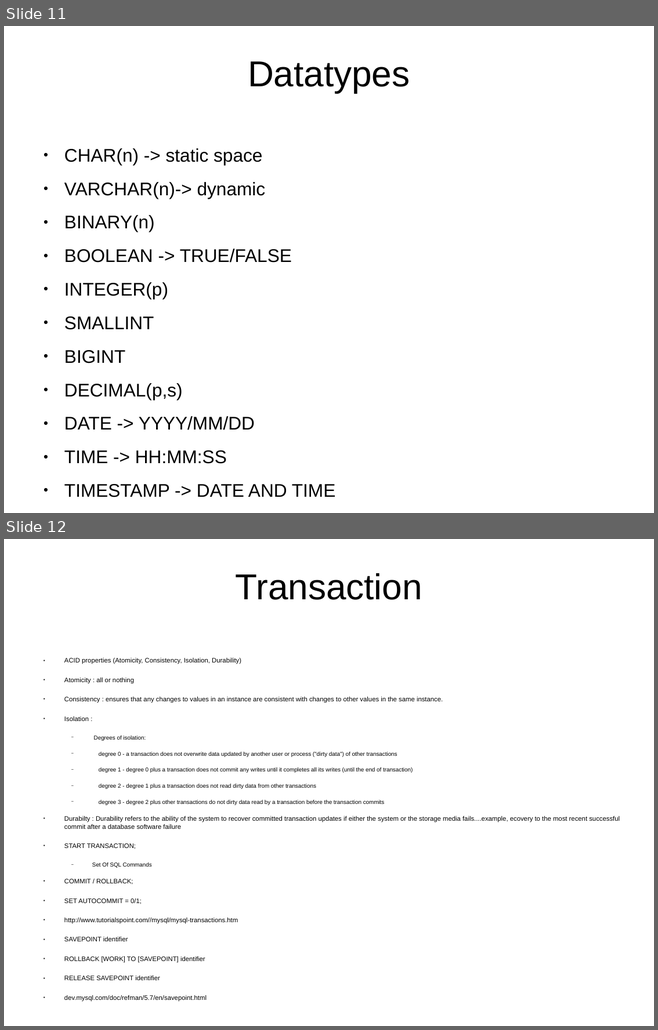
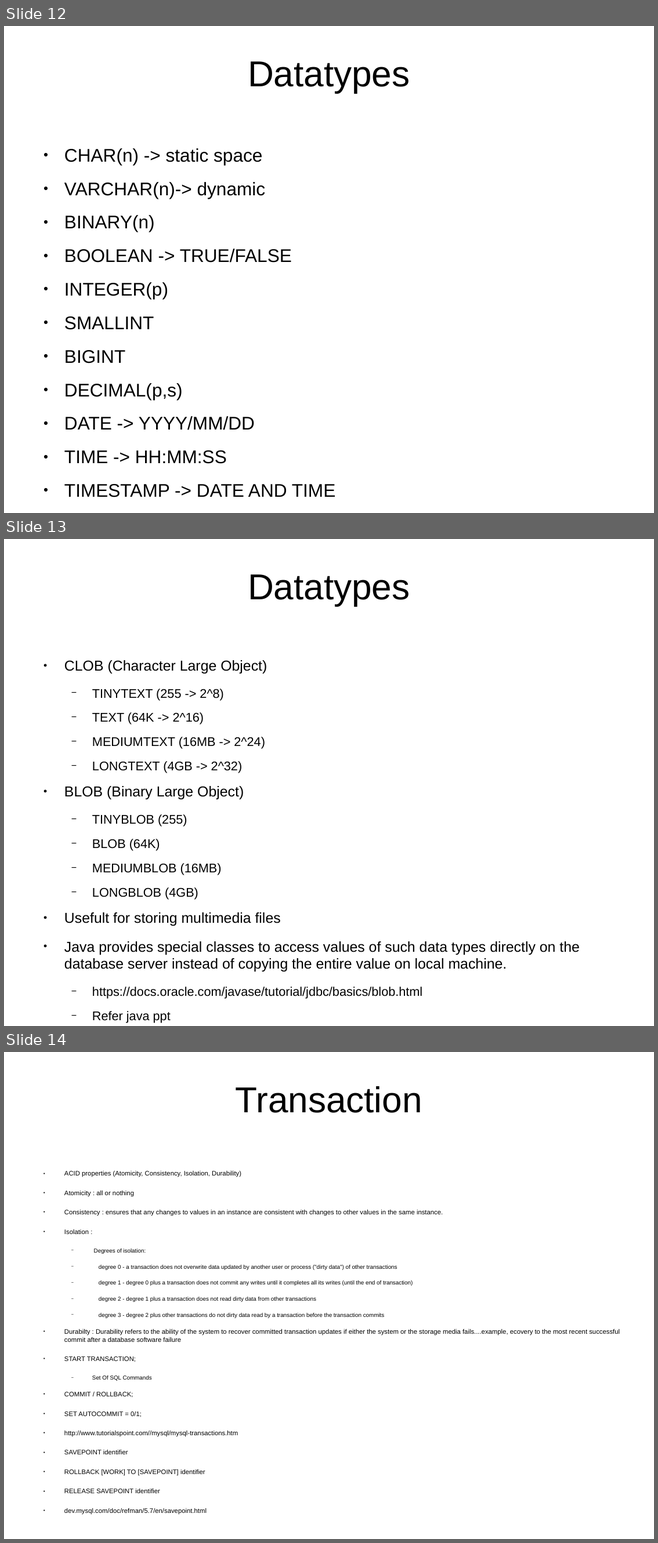
Before and after one commit to shikha-desai/Internship_PreWork, a slide deck: SQL/SQL_Notes.odp. Shown one above the other, each under a label of ours: slides 11 and 12 before the commit, slides 12, 13 and 14 after it. The pictures are 658x1030 and 658x1543 pixels, drawn with LibreOffice and Linux fonts; fonts in the diff are those of the drawing; background and template pictures are left out. Boxes give left, top, right and bottom in pixels: in the first picture for what was removed or moved away, otherwise in the second. Text is boxed around its words. In the diff, an @@ line names an element or a change of style, - is before the commit and + after.

```diff
--- a/SQL/SQL_Notes.odp
+++ b/SQL/SQL_Notes.odp
@@ slide 13 added at (4, 539, 654, 1026), background picture (left out) @@
@@ title added at (248, 574, 409, 606), 44 pt, text #000000 @@
+Datatypes
@@ text added at (64, 660, 579, 1023), 17.6 pt, text #000000 @@
+● CLOB (Character Large Object)
+  − TINYTEXT (255 -> 2^8)
+  − TEXT (64K -> 2^16)
+  − MEDIUMTEXT (16MB -> 2^24)
+  − LONGTEXT (4GB -> 2^32)
+● BLOB (Binary Large Object)
+  − TINYBLOB (255)
+  − BLOB (64K)
+  − MEDIUMBLOB (16MB)
+  − LONGBLOB (4GB)
+● Usefult for storing multimedia files
+● Java provides special classes to access values of such data types directly on the database server instead of copying the entire value on local machine.
+  − https://docs.oracle.com/javase/tutorial/jdbc/basics/blob.html
+  − Refer java ppt
@@ what was slide 11 is now slide 12 @@
@@ what was slide 12 is now slide 14 @@
```
Also in this commit, not shown: 4 other slides added, 1 slide removed, 5 other files.
